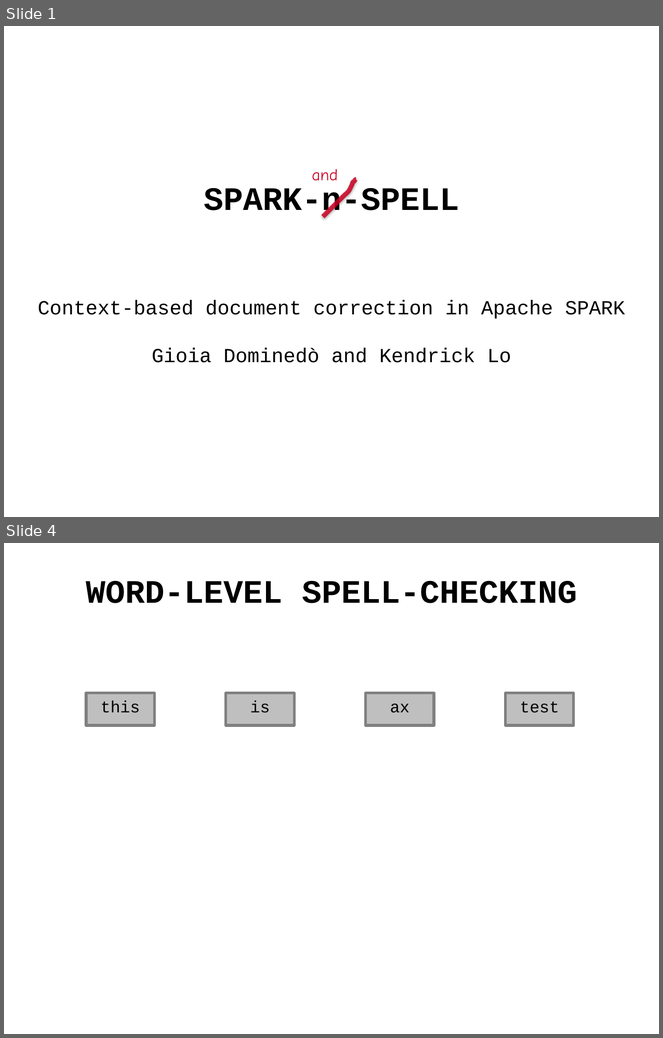
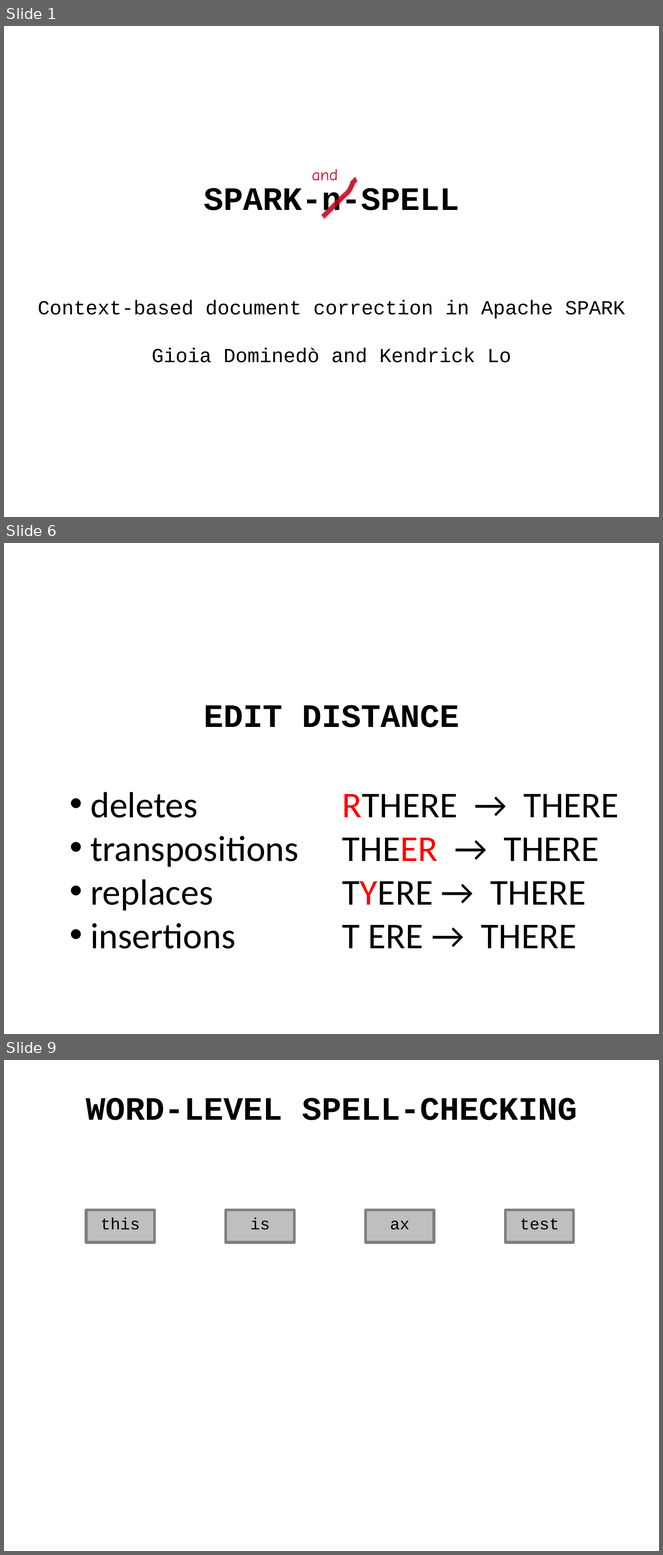
Before and after one commit to andy-wagner/spark-n-spell, a slide deck: gioia/screencast/screencast.pptx. Shown one above the other, each under a label of ours: slides 1 and 4 before the commit, slides 1, 6 and 9 after it; the slides between them are not shown. The pictures are 663x1038 and 663x1555 pixels, drawn with LibreOffice and Linux fonts; fonts in the diff are those of the drawing. Boxes give left, top, right and bottom in pixels: in the first picture for what was removed or moved away, otherwise in the second. Text is boxed around its words. In the diff, an @@ line names an element or a change of style, - is before the commit and + after.

```diff
--- a/gioia/screencast/screencast.pptx
+++ b/gioia/screencast/screencast.pptx
@@ slide 6 added at [4, 543, 659, 1034], background #FFFFFF @@
@@ text added at [204, 705, 459, 728], 36 pt, text #000000, bold @@
+EDIT DISTANCE
@@ text added at [90, 792, 299, 949], 40 pt, text #000000 @@
+• deletes
+• transpositions
+• replaces
+• insertions
@@ text added at [343, 794, 619, 949], 40 pt, text #000000 @@
+RTHERE → THERE
+THEER → THERE
+TYERE → THERE
+T ERE → THERE
@@ what was slide 4 is now slide 9 @@
```
Also in this commit, not shown: 7 other slides added, 2 slides removed.
